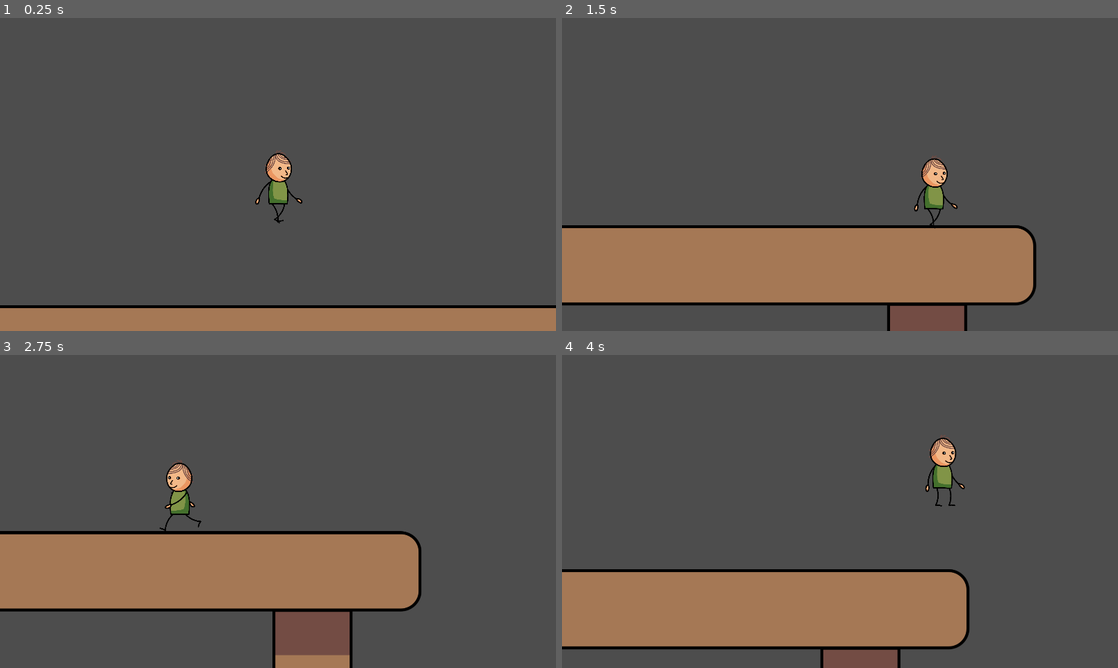
Above: before the commit, frames 1-4 (two rows, left to right).
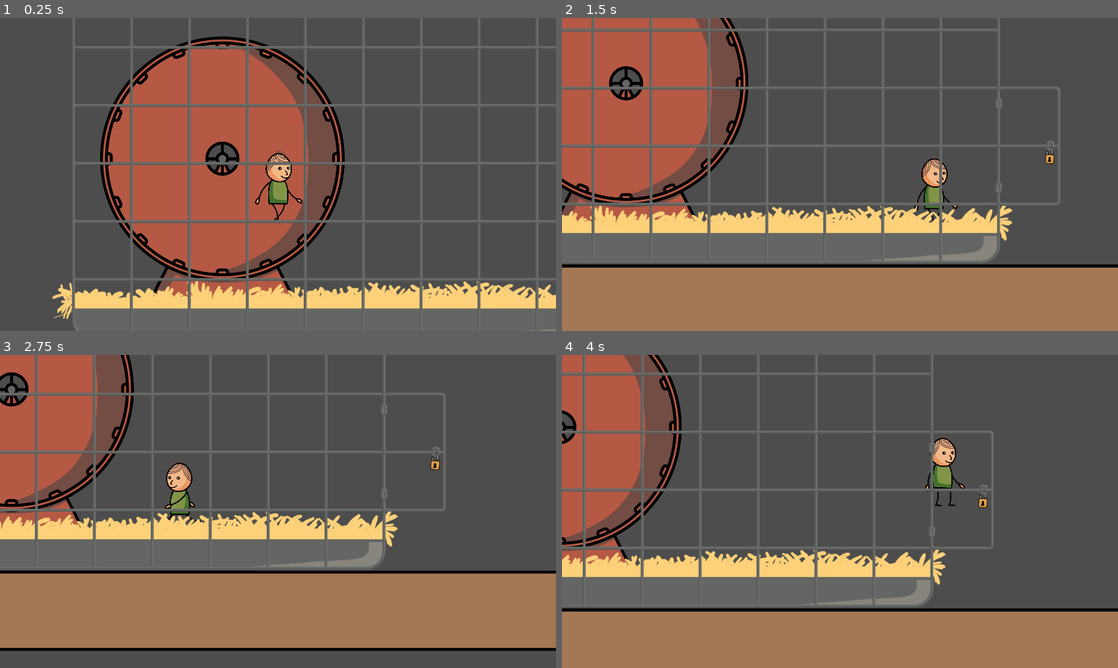
Above: after the commit, the same moments.

Repository: PingGames/GMTK-2023
Game: Godot game, scene res://scenes/level.tscn
Same seed, same stepped clock (60 frames per second), same inputs: the game is played once before the commit and once after it. This scene is started directly instead of the project's main scene.
Inputs:
- Up to frame 1 (0.25 s): no input
- Up to frame 2 (1.5 s): hold Shift (shift) 0.53-1.28 s; hold Right (move_right) from 0.53 s (still down); tap Space (jump) at 0.77 s; tap Shift (shift) at 1.35 s
- Up to frame 3 (2.75 s): tap Space (jump) at 1.52 s; release Right (move_right) at 2.03 s; hold Left (move_left) from 2.03 s (still down); hold Shift (shift) from 2.03 s (still down)
- Up to frame 4 (4 s): release Left (move_left) at 2.78 s; release Shift (shift) at 2.78 s; hold Right (move_right) from 2.78 s (still down); tap Shift (shift) at 2.85 s; tap Space (jump) at 3.02, 3.77 s; hold Shift (shift) from 3.53 s (still down)

The runs differ from the first frame. In frame 1, 41% of the frame differs, in the area x 0-100%, y 0-100%; in frame 2, 45%; in frame 3, 42%; in frame 4, 36%.

Commit message:
More progress on interactable objects

Diff:
--- a/src/scenes/level.tscn
+++ b/src/scenes/level.tscn
@@ -1,12 +1,19 @@
-[gd_scene load_steps=12 format=3 uid="uid://bhuxeqtbkijla"]
+[gd_scene load_steps=20 format=3 uid="uid://bhuxeqtbkijla"]
 
 [ext_resource type="Texture2D" uid="uid://bp6wtsaqcxj4t" path="res://sprites/level/floor-tilemap.png" id="1_gy7g5"]
 [ext_resource type="PackedScene" uid="uid://clmyc8xqu3a0c" path="res://scenes/character.tscn" id="1_ngp3p"]
 [ext_resource type="Texture2D" uid="uid://xef6ycelk2dt" path="res://sprites/level/hamster-wheel/static-part.png" id="4_imlg3"]
 [ext_resource type="Texture2D" uid="uid://4l5knkjsrxv4" path="res://sprites/level/hamster-wheel/dynamic-part.png" id="5_er75e"]
 [ext_resource type="Texture2D" uid="uid://b54mjtbdxjhov" path="res://sprites/level/table.png" id="5_l8pka"]
+[ext_resource type="Texture2D" uid="uid://c13gfdjgmvgwl" path="res://sprites/level/books.png" id="5_oixl0"]
 [ext_resource type="Texture2D" uid="uid://csjdcl8y4rqny" path="res://sprites/level/cage.png" id="6_ewnys"]
+[ext_resource type="Texture2D" uid="uid://cp4sldn5jaxj4" path="res://sprites/level/window.png" id="6_nkw7o"]
 [ext_resource type="AudioStream" uid="uid://85qt3obm58x2" path="res://sounds/5-minutes-of-rain-and-thunderstorm-sounds/5-minutes-of-rain-and-thunderstorm-sounds.mp3" id="7_ptn1t"]
+[ext_resource type="Texture2D" uid="uid://bxbyco4dqojt2" path="res://sprites/level/skateboard.png" id="8_hiejs"]
+[ext_resource type="Texture2D" uid="uid://fkusdi3na5od" path="res://sprites/level/pizza-box-back.png" id="9_8x2nc"]
+[ext_resource type="Texture2D" uid="uid://df0slbt85ryf3" path="res://sprites/level/ledge-with-plant.png" id="10_1hn7u"]
+[ext_resource type="Texture2D" uid="uid://c2s73ksxlyqe8" path="res://sprites/level/clothes-hooks.png" id="11_v1114"]
+[ext_resource type="Texture2D" uid="uid://k8qjscnsnx40" path="res://sprites/level/pizza-box-front.png" id="12_ckgdy"]
 
 [sub_resource type="PhysicsMaterial" id="PhysicsMaterial_gfu0c"]
 bounce = 0.16
@@ -45,6 +52,10 @@
 physics_layer_0/physics_material = SubResource("PhysicsMaterial_gfu0c")
 sources/4 = SubResource("TileSetAtlasSource_yrte2")
 
+[sub_resource type="CapsuleShape2D" id="CapsuleShape2D_jmp5w"]
+radius = 80.0
+height = 3088.0
+
 [sub_resource type="RectangleShape2D" id="RectangleShape2D_8a3sm"]
 size = Vector2(124, 924.25)
 
@@ -78,8 +89,63 @@
 [node name="CollisionPolygon2D" type="CollisionPolygon2D" parent="Table"]
 polygon = PackedVector2Array(-2664, -1096, -2712, -1040, -2712, -880, -2672, -832, -2480, -832, -488, -832, 432, -832, 2488, -832, 2656, -832, 2712, -872, 2712, -1064, 2664, -1096, 856, -1096, -1552, -1096)
 
+[node name="StaticBody2D" type="StaticBody2D" parent="."]
+position = Vector2(6560, 2560)
+collision_layer = 8
+collision_mask = 2
+
+[node name="Books" type="Sprite2D" parent="StaticBody2D"]
+texture = ExtResource("5_oixl0")
+
+[node name="CollisionPolygon2D" type="CollisionPolygon2D" parent="StaticBody2D"]
+polygon = PackedVector2Array(216, 392, -752, 392, -800, 352, -800, 176, -752, 144, 208, 144, -336, -176, -352, -224, -256, -384, -216, -392, 552, 40, 776, 168, 800, 200, 800, 240, 728, 368, 672, 392, 608, 368, 352, 216, 208, 144, 256, 184, 256, 312, 256, 360)
+
+[node name="Window" type="Sprite2D" parent="."]
+position = Vector2(3728, -1192)
+texture = ExtResource("6_nkw7o")
+
+[node name="RainSounds" type="AudioStreamPlayer2D" parent="Window"]
+position = Vector2(0, 328)
+stream = ExtResource("7_ptn1t")
+autoplay = true
+max_distance = 100000.0
+
+[node name="StaticBody2D" type="StaticBody2D" parent="Window"]
+collision_layer = 8
+collision_mask = 2
+
+[node name="Ledge-with-plant" type="Sprite2D" parent="Window/StaticBody2D"]
+position = Vector2(-8, 832)
+texture = ExtResource("10_1hn7u")
+
+[node name="CollisionShape2D" type="CollisionShape2D" parent="Window/StaticBody2D"]
+position = Vector2(-8, 1496)
+rotation = 1.57079
+shape = SubResource("CapsuleShape2D_jmp5w")
+
+[node name="Skateboard" type="StaticBody2D" parent="."]
+position = Vector2(0, -64)
+collision_layer = 8
+collision_mask = 2
+
+[node name="Skateboard" type="Sprite2D" parent="Skateboard"]
+position = Vector2(1624, 2840)
+texture = ExtResource("8_hiejs")
+
+[node name="CollisionPolygon2D" type="CollisionPolygon2D" parent="Skateboard"]
+polygon = PackedVector2Array(2360, 2768, 2384, 2712, 2368, 2664, 2320, 2648, 2280, 2664, 2240, 2704, 2176, 2760, 1080, 2760, 1032, 2736, 992, 2688, 944, 2664, 896, 2664, 864, 2696, 872, 2760, 920, 2816, 984, 2864, 1040, 2872, 1112, 2872, 1104, 2960, 1136, 3016, 1192, 3032, 2072, 3032, 2128, 3000, 2144, 2952, 2120, 2888, 2240, 2872, 2304, 2824)
+
+[node name="Pizza-box-back" type="Sprite2D" parent="."]
+position = Vector2(11448.2, 2272)
+scale = Vector2(0.527772, 0.527772)
+texture = ExtResource("9_8x2nc")
+
+[node name="Clothes-hooks" type="Sprite2D" parent="."]
+position = Vector2(14448, -1240)
+texture = ExtResource("11_v1114")
+
 [node name="Character" parent="." instance=ExtResource("1_ngp3p")]
-position = Vector2(2184, 176)
+position = Vector2(-792, 56)
 scale = Vector2(0.28, 0.28)
 speed = 400.0
 
@@ -102,7 +168,7 @@
 collision_mask = 2
 
 [node name="Cage" type="Sprite2D" parent="Cage"]
-position = Vector2(-616, -32)
+position = Vector2(-528, -32)
 texture = ExtResource("6_ewnys")
 
 [node name="CollisionPolygon2D" type="CollisionPolygon2D" parent="Cage"]
@@ -114,10 +180,19 @@
 [node name="CollisionPolygon2D3" type="CollisionPolygon2D" parent="Cage"]
 polygon = PackedVector2Array(304, 448, 304, 368, 288, 368, 288, 448)
 
-[node name="AudioStreamPlayer2D" type="AudioStreamPlayer2D" parent="."]
-position = Vector2(2488, 16)
-stream = ExtResource("7_ptn1t")
-autoplay = true
-max_distance = 100000.0
+[node name="Pizza" type="StaticBody2D" parent="."]
+position = Vector2(11448.2, 2832)
+scale = Vector2(0.527772, 0.527772)
+collision_layer = 8
+collision_mask = 2
+
+[node name="CollisionPolygon2D" type="CollisionPolygon2D" parent="Pizza"]
+polygon = PackedVector2Array(-1008, -88, -1008, 200, -992, 200, -992, -80)
+
+[node name="CollisionPolygon2D2" type="CollisionPolygon2D" parent="Pizza"]
+polygon = PackedVector2Array(1016, 192, 1024, -80, 1008, -80, 1000, 200, 1024, 184)
+
+[node name="Pizza-box-front" type="Sprite2D" parent="Pizza"]
+texture = ExtResource("12_ckgdy")
 
 [connection signal="body_entered" from="FinishedTrigger" to="Character" method="_on_finished_trigger_body_entered"]
Not shown, added: src/sprites/level/books.png.import
Not shown, added: src/sprites/level/clothes-hooks.png.import
Not shown, added: src/sprites/level/ledge-with-plant.png.import
Not shown, added: src/sprites/level/pizza-box-back.png.import
Not shown, added: src/sprites/level/pizza-box-front.png.import
Not shown, added: src/sprites/level/skateboard.png.import
Not shown, added: src/sprites/level/window.png.import
